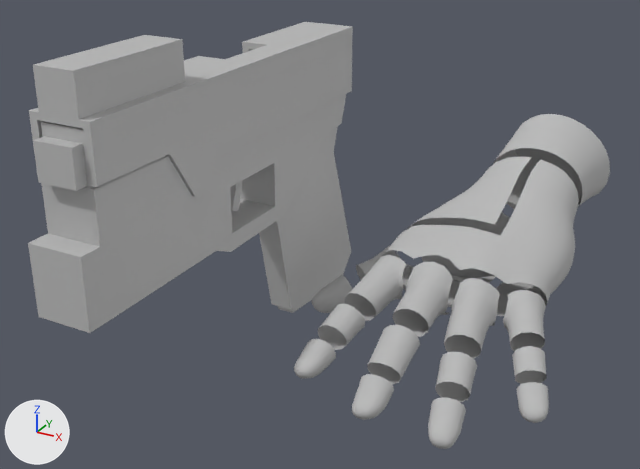
The FBX model Maya Project Files/Weapons/Exports/Pistol_Slider_Whitebox_Low.fbx: old version first, new version second.
One viewpoint serves both versions: a camera (50 mm lens) standing at (0.252, -0.432, 0.209) and looking at (0.048, -0.06, 0.023). Arrows for +X, +Y and +Z are at lower left; the lights stay in place. Where no turn or scale is listed for an object, it has been applied to the vertices.

In view in the first picture: 'L_Hand_Geo', 'Pistol_Magazine_Geo', 'Pistol_Main_Geo', 'Pistol_Slider_Geo'.
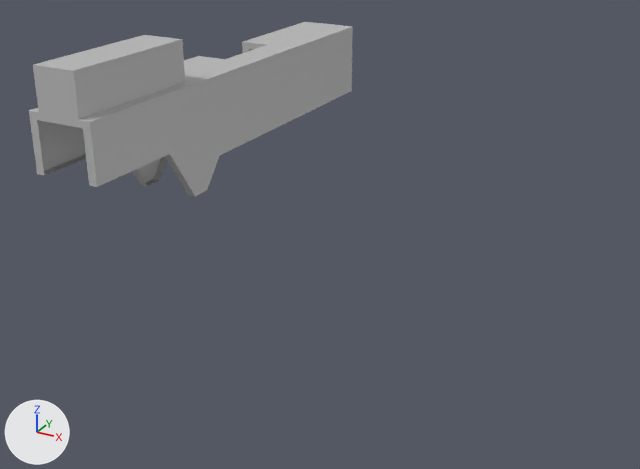
Changed parts and their boxes [x1, y1, x2, y2] in the pictures (640 x 469 px):
'L_Hand_Geo', deleted: before [294, 114, 610, 449]
'Pistol_Main_Geo', deleted: before [28, 94, 351, 333]
'Pistol_Magazine_Geo', deleted: before [278, 291, 319, 313]

The change, as a list of edits to the scene's bpy script:
```text
Remove ob_pistol_magazine_geo:
    ob_pistol_magazine_geo = bpy.data.objects.new('Pistol_Magazine_Geo', me_mesh_002)
    ob_pistol_magazine_geo.location = (0.0, 0.0, 0.0)
Remove ob_pistol_main_geo:
    ob_pistol_main_geo = bpy.data.objects.new('Pistol_Main_Geo', me_mesh_003)
    ob_pistol_main_geo.location = (0.0, 0.0, 0.0)
Remove ob_l_hand_geo:
    ob_l_hand_geo = bpy.data.objects.new('L_Hand_Geo', me_mesh)
    ob_l_hand_geo.location = (0.0, 0.0, 0.0)
```
